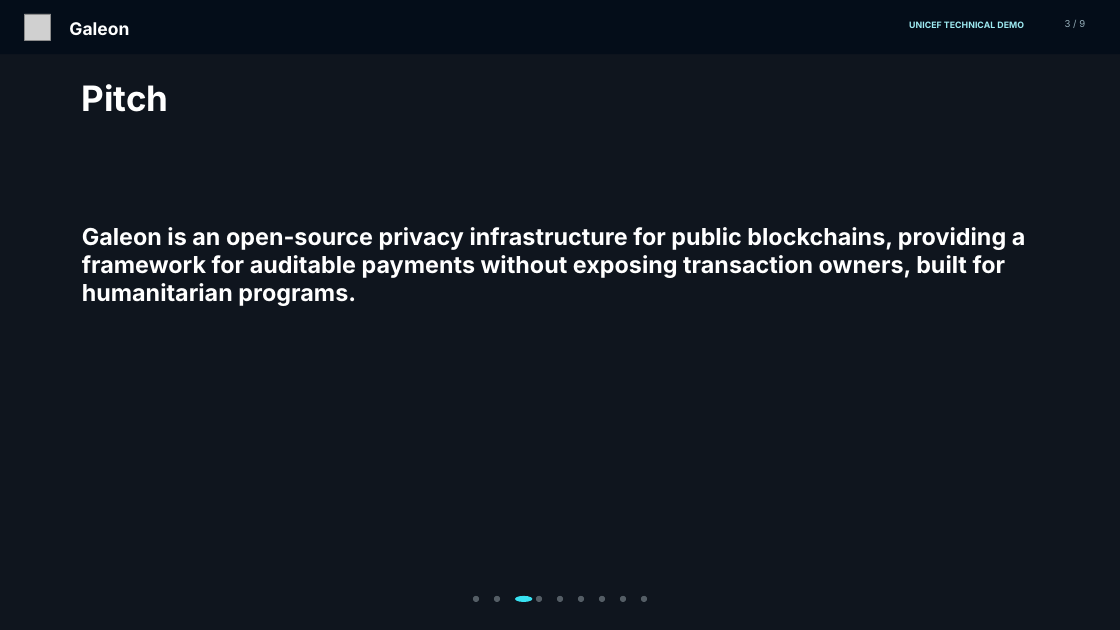
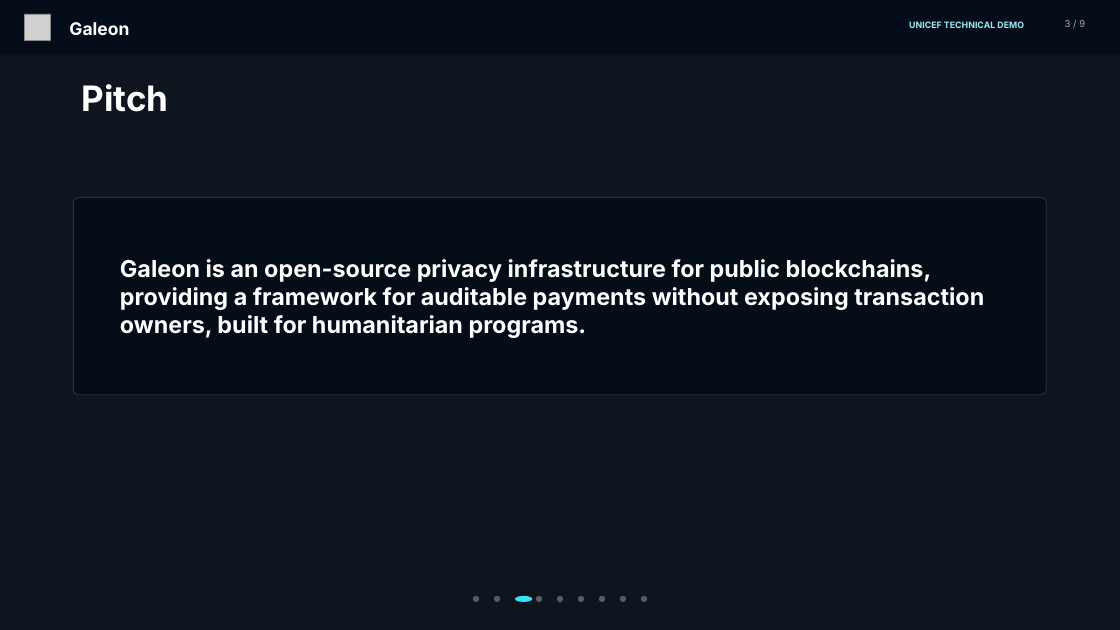
Before and after one commit to mateodaza/galeon, a slide deck: slide 3 of outputs/Galeon_UNICEF_Technical_Demo_2026.pptx. Drawn at 1120x630 pixels with LibreOffice and Linux fonts; fonts in the diff are those of the drawing; grey boxes stand for pictures; background and template pictures are left out; a plain dark background stands for a picture behind light text. Boxes give left, top, right and bottom in pixels: in the first picture for what was removed or moved away, otherwise in the second. Text is boxed around its words. In the diff, an @@ line names an element or a change of style, - is before the commit and + after.

Commit message:
chore: update pdfs presentation

```diff
--- a/outputs/Galeon_UNICEF_Technical_Demo_2026.pptx
+++ b/outputs/Galeon_UNICEF_Technical_Demo_2026.pptx
@@ rounded rectangle added at (74,197,1047,395), fill #020B18 at 74% opacity, outline #FFFFFF 0.75 pt @@
@@ text "Galeon is an open-source privacy ...": place and size @@
-text "Galeon is an open-source privacy ..." at (82,227,1026,306)
+text "Galeon is an open-source privacy ..." at (120,259,984,338)
@@ text "Galeon is an open-source privacy ..." at (120,259,984,338): vertical alignment top to middle @@
```
Also in this commit, not shown: 1 other file.
